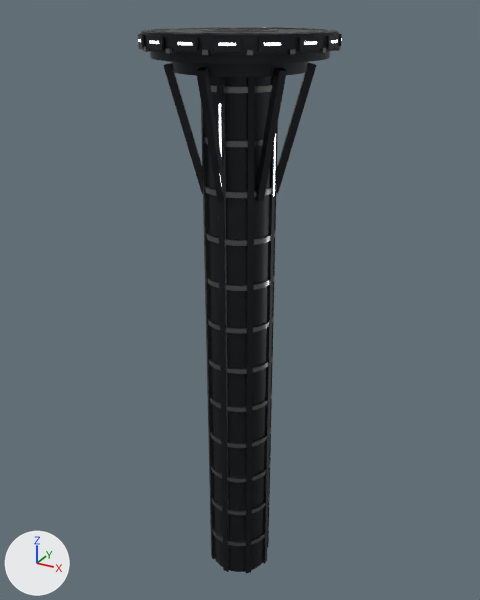
The glTF model assets/kit/Platform_Pillar.glb as it was, and as the next commit left it.
Rendered twice from a camera (50 mm lens) standing at (21.1, -38.4, 1.3) and looking at (-0.5, 0.9, -18.4). The lights are fixed; the arrows at lower left show +X, +Y and +Z. The picture after the commit comes second. Vertices at exactly the same position are counted once.

The first picture shows 'Platform_Pillar'.
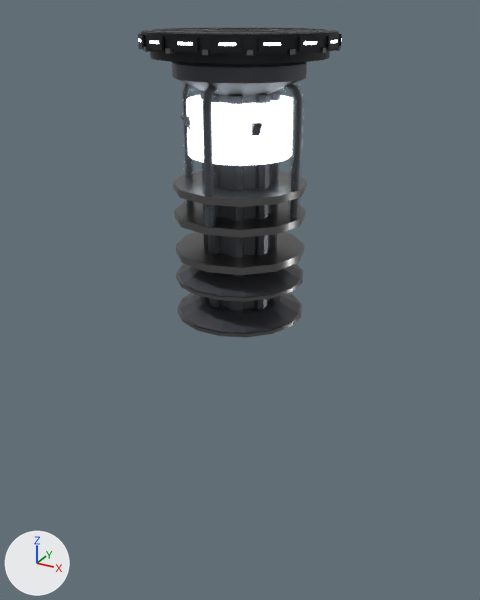
Commit message: relay column round 34A: Platform_Pillar rebuilt from COLUMN.json (kit + labkit + lab twins)

Changed parts and their boxes [x1, y1, x2, y2] in the pictures (480 x 600 px; the box of a moved part takes in the faces that stretch with it):
'Platform_Pillar', reshaped (43% shorter)
    before: [138, 27, 342, 573]
    after: [138, 27, 342, 337]
part 1 of me_platform_pillar, added
    after: [176, 264, 303, 301]
part 2 of me_platform_pillar, added
    after: [177, 293, 302, 337]
part 3 of me_platform_pillar, added
    after: [173, 170, 307, 207]
part 4 of me_platform_pillar, added
    after: [174, 201, 306, 238]
part 5 of me_platform_pillar, added
    after: [176, 232, 304, 275]
part 6 of me_platform_pillar, added
    after: [178, 264, 301, 297]
part 7 of me_platform_pillar, added
    after: [180, 293, 300, 333]
part 8 of me_platform_pillar, rebuilt
    before: [172, 62, 308, 77]
    after: [172, 62, 307, 96]
part 9 of me_platform_pillar, rebuilt (15% narrower, 56% shorter)
    before: [206, 76, 272, 572]
    after: [217, 93, 273, 309]
part 10 of me_platform_pillar, deleted
    before: [138, 35, 341, 573]
part 11 of me_platform_pillar, moved or reshaped
    before: [138, 27, 342, 93]
    after: [141, 27, 339, 311]

What the commit changed:
Material 'OS_Glass' (mat_os_glass) is new.
Its base color is (0.22, 0.27, 0.32) (grey #818e99).
Its roughness is 0.04.
Its alpha is 0.12.
Material 'OS_Ooze_Neutral' (mat_os_ooze_neutral) is new.
Its base color is (0.035, 0.04, 0.045) (dark grey #35383c).
Material 'OS_Shell' (mat_os_shell) is new.
Its base color is (0.075, 0.077, 0.09) (dark grey #4d4e55).
Its metallic is 0.55.
Its roughness is 0.36.
me_platform_pillar is used by ob_platform_pillar; location (0.0, 0.0, 0.0).
me_platform_pillar had 4712 vertices, 4000 faces and spanned x -6.2..6.2, y -6.2..6.2, z -41.5..0.1.
me_platform_pillar now has 3026 vertices, 5336 faces and spans x -6.2..6.2, y -6.2..6.2, z -18.6..0.1.
me_platform_pillar part 1: a new loose piece, a 16-sided cylinder along z spanning x -4.41..4.41, y -4.41..4.41, z -16.05..-15.8, in mat_os_steel (grey #7c7c7c).
me_platform_pillar part 2: a new loose piece, a 16-sided cylinder along z spanning x -4.41..4.41, y -4.41..4.41, z -18.65..-18.4, in mat_os_steel (grey #7c7c7c).
me_platform_pillar part 3: a new loose piece, a 12-sided cylinder along z spanning x -4.45..4.45, y -4.45..4.45, z -9.8..-9.3, in mat_os_steel (grey #7c7c7c).
me_platform_pillar part 4: a new loose piece, a 12-sided cylinder along z spanning x -4.45..4.45, y -4.45..4.45, z -11.75..-11.25, in mat_os_steel (grey #7c7c7c).
me_platform_pillar part 5: a new loose piece, a 12-sided cylinder along z spanning x -4.45..4.45, y -4.45..4.45, z -14.25..-13.75, in mat_os_steel (grey #7c7c7c).
me_platform_pillar part 6: a new loose piece, a 16-sided cut cone along z (radius 4.35 at the low end, 2.9 at the high end) spanning x -4.27..4.27, y -4.27..4.27, z -15.8..-15.05, in mat_os_shell (dark grey #4d4e55).
me_platform_pillar part 7: a new loose piece, a 16-sided cut cone along z (radius 4.35 at the low end, 2.9 at the high end) spanning x -4.27..4.27, y -4.27..4.27, z -18.4..-17.65, in mat_os_shell (dark grey #4d4e55).
me_platform_pillar part 8: the loose piece of 56 vertices spanning x -4.2..4.2, y -4.2..4.2, z -2.3..-1.5 is rebuilt with 64 vertices and now spans x -4.1..4.1, y -4.1..4.1, z -3.5..-1.5.
me_platform_pillar part 9: the loose piece of 40 vertices spanning x -2.3..2.3, y -2.3..2.3, z -41.5..-1.5 is rebuilt with 32 vertices and now spans x -2.1..2.1, y -2.1..2.1, z -17.7..-3.6, in mat_os_plate (dark grey #525557).
me_platform_pillar part 10: 205 loose pieces with 2148 vertices, spanning x -6.1..6.1, y -6.1..6.1, z -41.5..-0.2, are deleted.
me_platform_pillar part 11: 60 vertices moved within x -5.5..5.6, y -5.4..5.5, z -1.5..0.1; 1294 vertices removed from x -6.1..6.1, y -6.1..6.1, z -3.4..0.1; 1556 vertices added at x -6.0..6.0, y -5.9..5.9, z -17.6..0.1.
me_platform_pillar gains material mat_os_glass (grey #818e99).
me_platform_pillar gains material mat_os_ooze_neutral (dark grey #35383c).
me_platform_pillar gains material mat_os_shell (dark grey #4d4e55).
